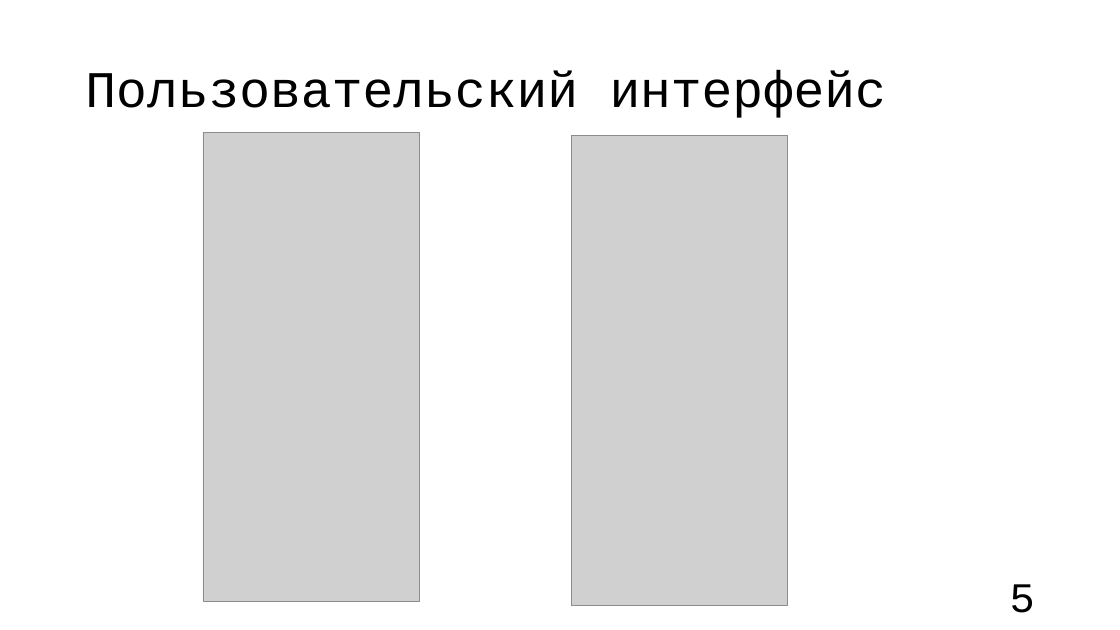
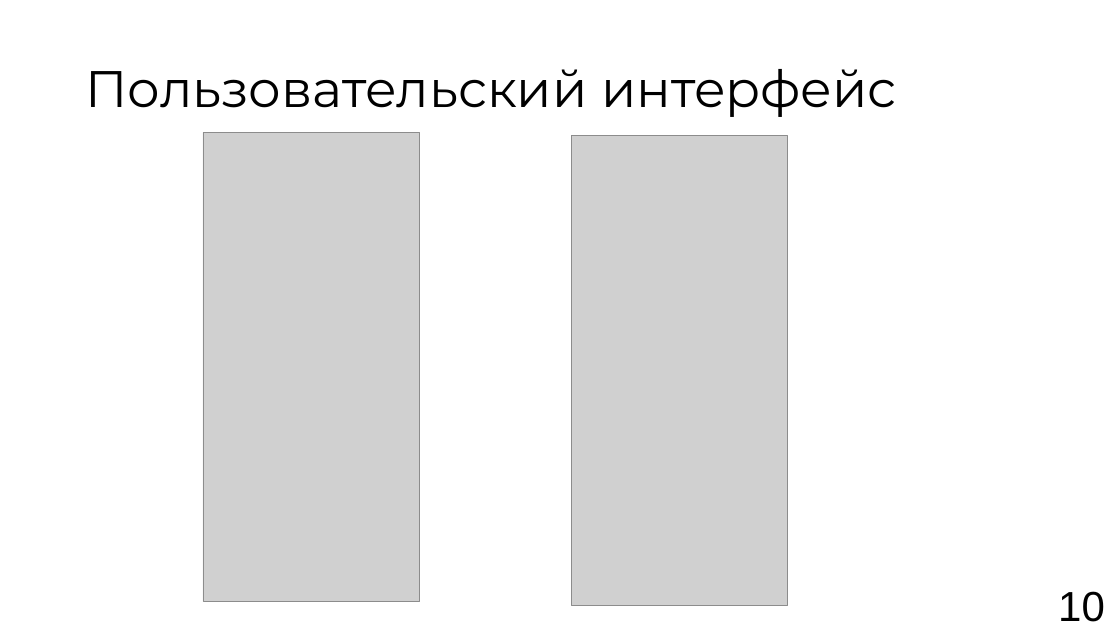
Before and after one commit to vafeenHub/VSU-scientific-activities_6-7-8-semester, a slide deck: slide 10 of Vafeen_3_61_presentation.pptx (slide 5 before the commit). Drawn at 1120x630 pixels with LibreOffice and Linux fonts; fonts in the diff are those of the drawing; grey boxes stand for pictures. Boxes give left, top, right and bottom in pixels: in the first picture for what was removed or moved away, otherwise in the second. Text is boxed around its words. In the diff, an @@ line names an element or a change of style, - is before the commit and + after.

```diff
--- a/Vafeen_3_61_presentation.pptx
+++ b/Vafeen_3_61_presentation.pptx
@@ title "Пользовательский интерфейс" at bbox=[85, 69, 896, 117]: font Courier New to Montserrat @@
@@ page number removed at bbox=[1010, 584, 1035, 613] @@
-5
@@ text added at bbox=[1058, 591, 1105, 622], 36 pt, text #000000 @@
+10
```
Also in this commit, not shown: 11 other slides changed, 1 slide added, 1 slide removed, 1 other file.
